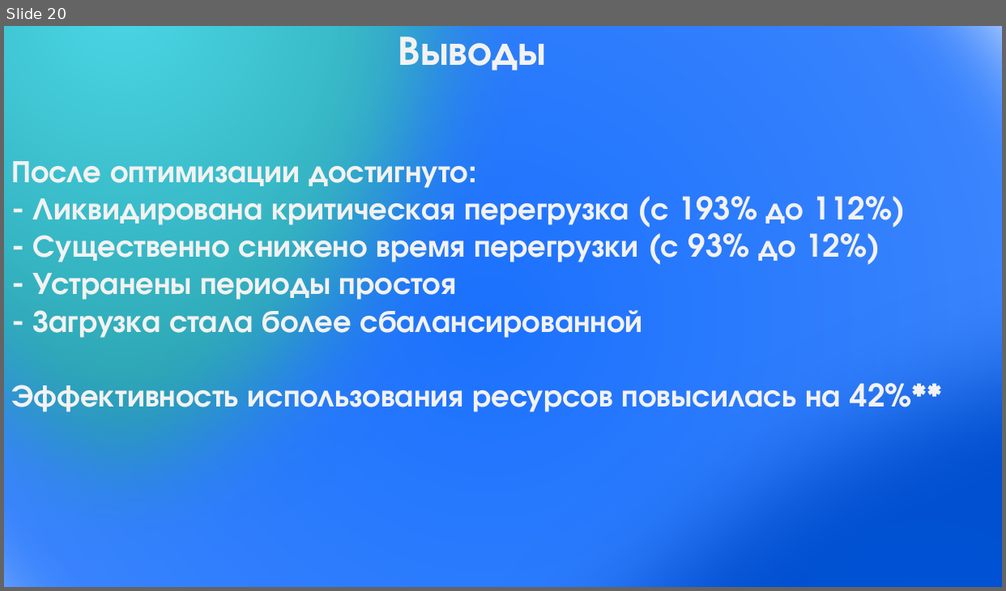
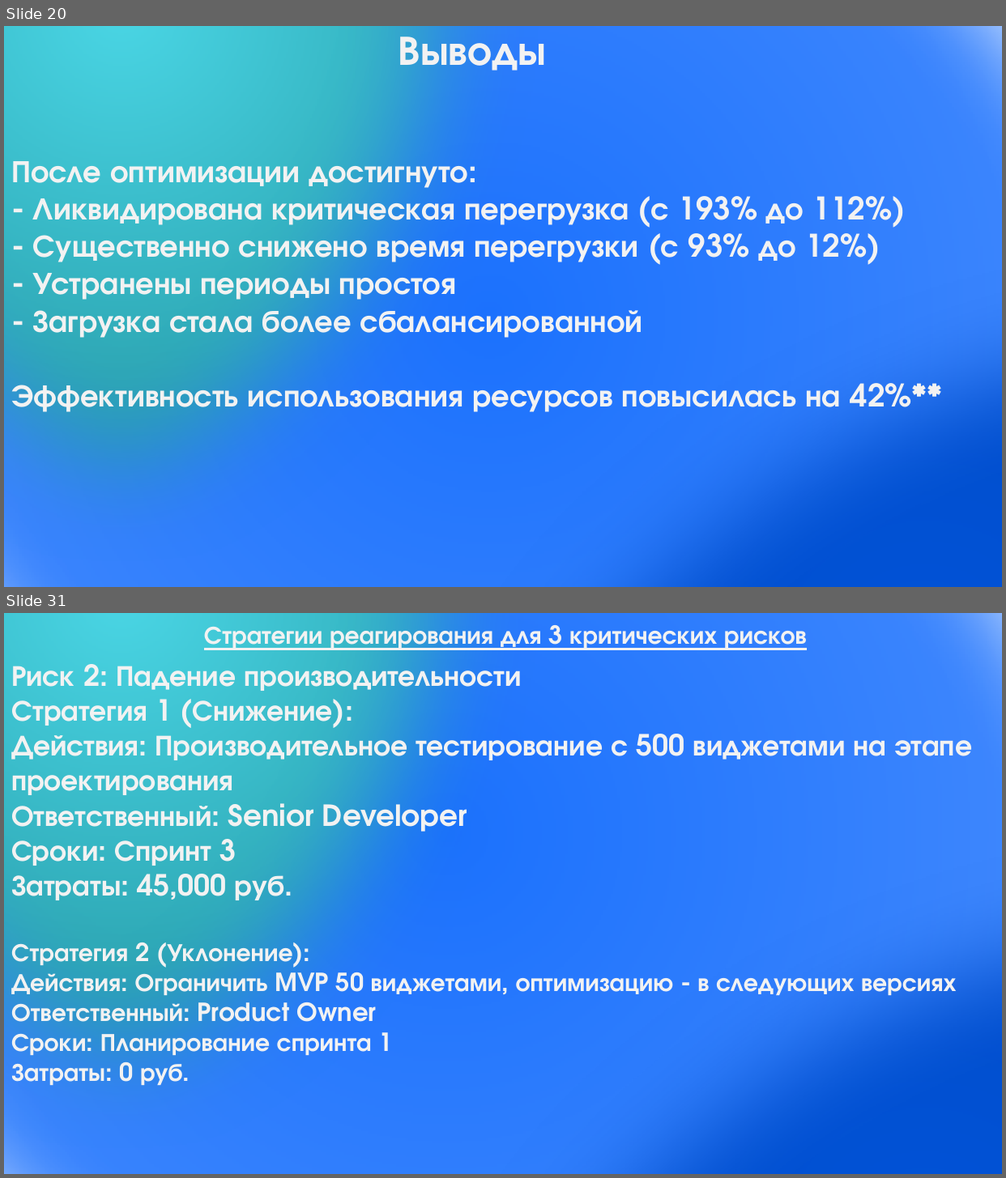
Before and after one commit to HozainFermi/upp, a slide deck: Презентация1.pptx. Shown one above the other, each under a label of ours: slide 20 before the commit, slides 20 and 31 after it; the slides between them are not shown. The pictures are 1006x591 and 1006x1178 pixels, drawn with LibreOffice and Linux fonts; fonts in the diff are those of the drawing. Boxes give left, top, right and bottom in pixels: in the first picture for what was removed or moved away, otherwise in the second. Text is boxed around its words. In the diff, an @@ line names an element or a change of style, - is before the commit and + after.

```diff
--- a/Презентация1.pptx
+++ b/Презентация1.pptx
@@ slide 31 added at (4,613,1002,1174), background #FFFFFF @@
@@ ellipse added at (4,613,1002,1174), fill gradient #002D76 to #1B71FD to #72A7FE, outline #43739E 1 pt @@
@@ ellipse added at (4,613,550,1174), fill gradient #4AD6E5 to #137C87, outline #43739E 1 pt @@
@@ text added at (204,620,807,650), 24 pt, text #F2F2F2, bold, underline @@
+Стратегии реагирования для 3 критических рисков
@@ text added at (11,658,972,1085), 28 pt, text #F2F2F2, bold @@
+Риск 2: Падение производительности
+Стратегия 1 (Снижение):
+Действия: Производительное тестирование с 500 виджетами на этапе проектирования
+Ответственный: Senior Developer
+Сроки: Спринт 3
+Затраты: 45,000 руб.
+Стратегия 2 (Уклонение):
+Действия: Ограничить MVP 50 виджетами, оптимизацию - в следующих версиях
+Ответственный: Product Owner
+Сроки: Планирование спринта 1
+Затраты: 0 руб.
@@ ellipse added at (245,657,1002,1174), fill gradient #156EFF to #0153D9 to #0046B8, outline #43739E 1 pt @@
```
Also in this commit, not shown: 13 other slides added, 2 other files.
